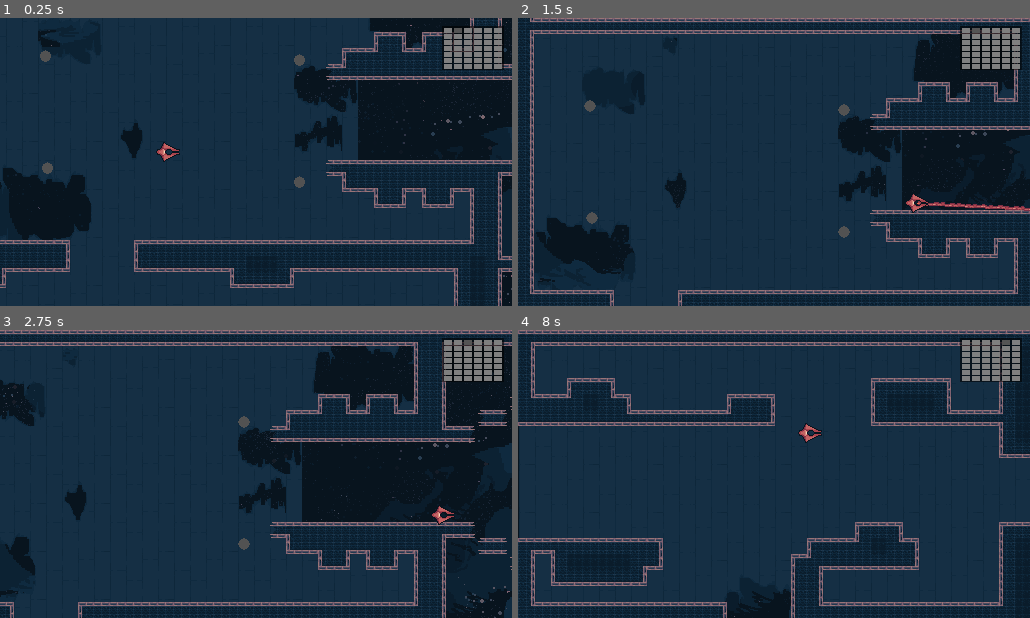
Above: before the commit, frames 1-4 (two rows, left to right).
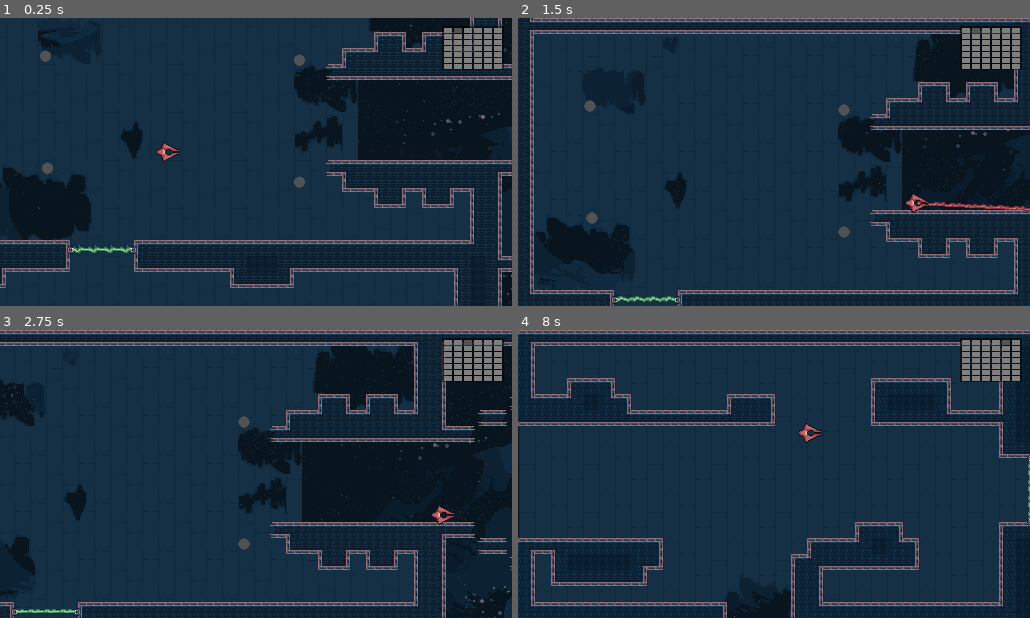
Above: after the commit, the same moments.

Repository: boukew99/godot_wild_jam_34
Game: Godot game, scene res://physics/2d/game.tscn
Two runs of this game, one before a commit and one after it. Both use one fixed random seed, a clock stepped at 60 frames per second and the inputs below. This scene is started directly instead of the project's main scene.
Inputs:
- Up to frame 1 (0.25 s): no input
- Up to frame 2 (1.5 s): hold Right (right) 0.53-1.28 s; hold Z (laser) 0.53-1.28 s; hold Down (down) from 1.28 s (still down); tap Z (laser) at 1.35 s
- Up to frame 3 (2.75 s): release Down (down) at 2.03 s; hold Right (right) from 2.03 s (still down); hold Z (laser) from 2.03 s (still down)
- Up to frame 4 (8 s): release Right (right) at 2.78 s; release Z (laser) at 2.78 s; hold Up (up) 2.78-3.53 s; tap Z (laser) every 1.5 s from 2.85 to 7.35 s; hold Z (laser) 3.53-4.28 s; hold Left (left) 3.53-5.03 s; hold Down (down) 5.03-5.78 s; hold Z (laser) 5.03-5.78 s; hold Right (right) 5.78-6.53 s; hold Up (up) 6.53-7.28 s; hold Z (laser) 6.53-7.28 s; hold Right (right) from 7.28 s (still down)

The runs differ from the first frame. In frame 1, 0.2% of the frame differs, in the area x 13-27%, y 78-82%; in frame 2, 0.2%; in frame 3, 0.2%; in frame 4, less than 0.1%.

Commit message:
laser doors

Diff:
--- a/godot_wild_jam_34/physics/2d/game.tscn
+++ b/godot_wild_jam_34/physics/2d/game.tscn
@@ -347,7 +347,7 @@
 rotation = 1.57079
 
 [node name="Door3" parent="Space" instance=ExtResource( 12 )]
-position = Vector2( 640, 288 )
+position = Vector2( 640, 282 )
 
 [node name="Door4" parent="Space" instance=ExtResource( 12 )]
 position = Vector2( 2560, 160 )
--- a/godot_wild_jam_34/physics/2d/object/door.tscn
+++ b/godot_wild_jam_34/physics/2d/object/door.tscn
@@ -1,12 +1,52 @@
-[gd_scene load_steps=3 format=2]
+[gd_scene load_steps=11 format=2]
 
 [ext_resource path="res://physics/2d/object/door.gd" type="Script" id=1]
+[ext_resource path="res://visual/laser_green2.png" type="Texture" id=2]
+[ext_resource path="res://visual/door.png" type="Texture" id=3]
+[ext_resource path="res://visual/laser_green5.png" type="Texture" id=4]
+[ext_resource path="res://visual/laser_green4.png" type="Texture" id=5]
+[ext_resource path="res://visual/laser_green3.png" type="Texture" id=6]
+[ext_resource path="res://visual/laser_green1.png" type="Texture" id=7]
+[ext_resource path="res://visual/laser_green6.png" type="Texture" id=8]
 
 [sub_resource type="RectangleShape2D" id=1]
-extents = Vector2( 32, 8 )
+extents = Vector2( 32, 4 )
+
+[sub_resource type="AnimatedTexture" id=2]
+flags = 2
+frames = 6
+fps = 15.0
+frame_0/texture = ExtResource( 7 )
+frame_1/texture = ExtResource( 2 )
+frame_1/delay_sec = 0.0
+frame_2/texture = ExtResource( 6 )
+frame_2/delay_sec = 0.0
+frame_3/texture = ExtResource( 5 )
+frame_3/delay_sec = 0.0
+frame_4/texture = ExtResource( 4 )
+frame_4/delay_sec = 0.0
+frame_5/texture = ExtResource( 8 )
+frame_5/delay_sec = 0.0
 
 [node name="Door" type="StaticBody2D"]
 script = ExtResource( 1 )
 
 [node name="CollisionShape2D" type="CollisionShape2D" parent="."]
 shape = SubResource( 1 )
+
+[node name="Line2D" type="Line2D" parent="."]
+position = Vector2( -1, -1 )
+points = PoolVector2Array( -32, 0, 32, 0 )
+width = 16.0
+default_color = Color( 1, 1, 1, 1 )
+texture = SubResource( 2 )
+texture_mode = 1
+
+[node name="Start" type="Sprite" parent="."]
+position = Vector2( -32, 0 )
+texture = ExtResource( 3 )
+
+[node name="End" type="Sprite" parent="."]
+position = Vector2( 32, 0 )
+texture = ExtResource( 3 )
+flip_h = true
--- a/godot_wild_jam_34/physics/2d/object/laser.tscn
+++ b/godot_wild_jam_34/physics/2d/object/laser.tscn
@@ -1,28 +1,7 @@
-[gd_scene load_steps=9 format=2]
+[gd_scene load_steps=3 format=2]
 
 [ext_resource path="res://physics/2d/object/laser.gd" type="Script" id=1]
-[ext_resource path="res://visual/laser_red1.png" type="Texture" id=2]
-[ext_resource path="res://visual/laser_red4.png" type="Texture" id=3]
-[ext_resource path="res://visual/laser_red2.png" type="Texture" id=4]
-[ext_resource path="res://visual/laser_red5.png" type="Texture" id=5]
-[ext_resource path="res://visual/laser_red6.png" type="Texture" id=6]
-[ext_resource path="res://visual/laser_red3.png" type="Texture" id=7]
-
-[sub_resource type="AnimatedTexture" id=1]
-flags = 2
-frames = 6
-fps = 12.0
-frame_0/texture = ExtResource( 2 )
-frame_1/texture = ExtResource( 4 )
-frame_1/delay_sec = 0.0
-frame_2/texture = ExtResource( 7 )
-frame_2/delay_sec = 0.0
-frame_3/texture = ExtResource( 3 )
-frame_3/delay_sec = 0.0
-frame_4/texture = ExtResource( 5 )
-frame_4/delay_sec = 0.0
-frame_5/texture = ExtResource( 6 )
-frame_5/delay_sec = 0.0
+[ext_resource path="res://visual/laser_red.tres" type="Texture" id=2]
 
 [node name="Laser" type="Position2D"]
 position = Vector2( 10, 0 )
@@ -36,7 +15,7 @@
 points = PoolVector2Array( 0, 0, 9, 0 )
 width = 16.0
 default_color = Color( 1, 1, 1, 1 )
-texture = SubResource( 1 )
+texture = ExtResource( 2 )
 texture_mode = 1
 
 [node name="Begin" type="Polygon2D" parent="Line2D"]
--- /dev/null
+++ b/godot_wild_jam_34/visual/laser_red.tres
@@ -0,0 +1,24 @@
+[gd_resource type="AnimatedTexture" load_steps=7 format=2]
+
+[ext_resource path="res://visual/laser_red3.png" type="Texture" id=1]
+[ext_resource path="res://visual/laser_red1.png" type="Texture" id=2]
+[ext_resource path="res://visual/laser_red2.png" type="Texture" id=3]
+[ext_resource path="res://visual/laser_red4.png" type="Texture" id=4]
+[ext_resource path="res://visual/laser_red5.png" type="Texture" id=5]
+[ext_resource path="res://visual/laser_red6.png" type="Texture" id=6]
+
+[resource]
+flags = 2
+frames = 6
+fps = 12.0
+frame_0/texture = ExtResource( 2 )
+frame_1/texture = ExtResource( 3 )
+frame_1/delay_sec = 0.0
+frame_2/texture = ExtResource( 1 )
+frame_2/delay_sec = 0.0
+frame_3/texture = ExtResource( 4 )
+frame_3/delay_sec = 0.0
+frame_4/texture = ExtResource( 5 )
+frame_4/delay_sec = 0.0
+frame_5/texture = ExtResource( 6 )
+frame_5/delay_sec = 0.0
Binary file added: godot_wild_jam_34/visual/door.aseprite
Binary file added: godot_wild_jam_34/visual/door.png
Not shown, added: godot_wild_jam_34/visual/door.png.import
